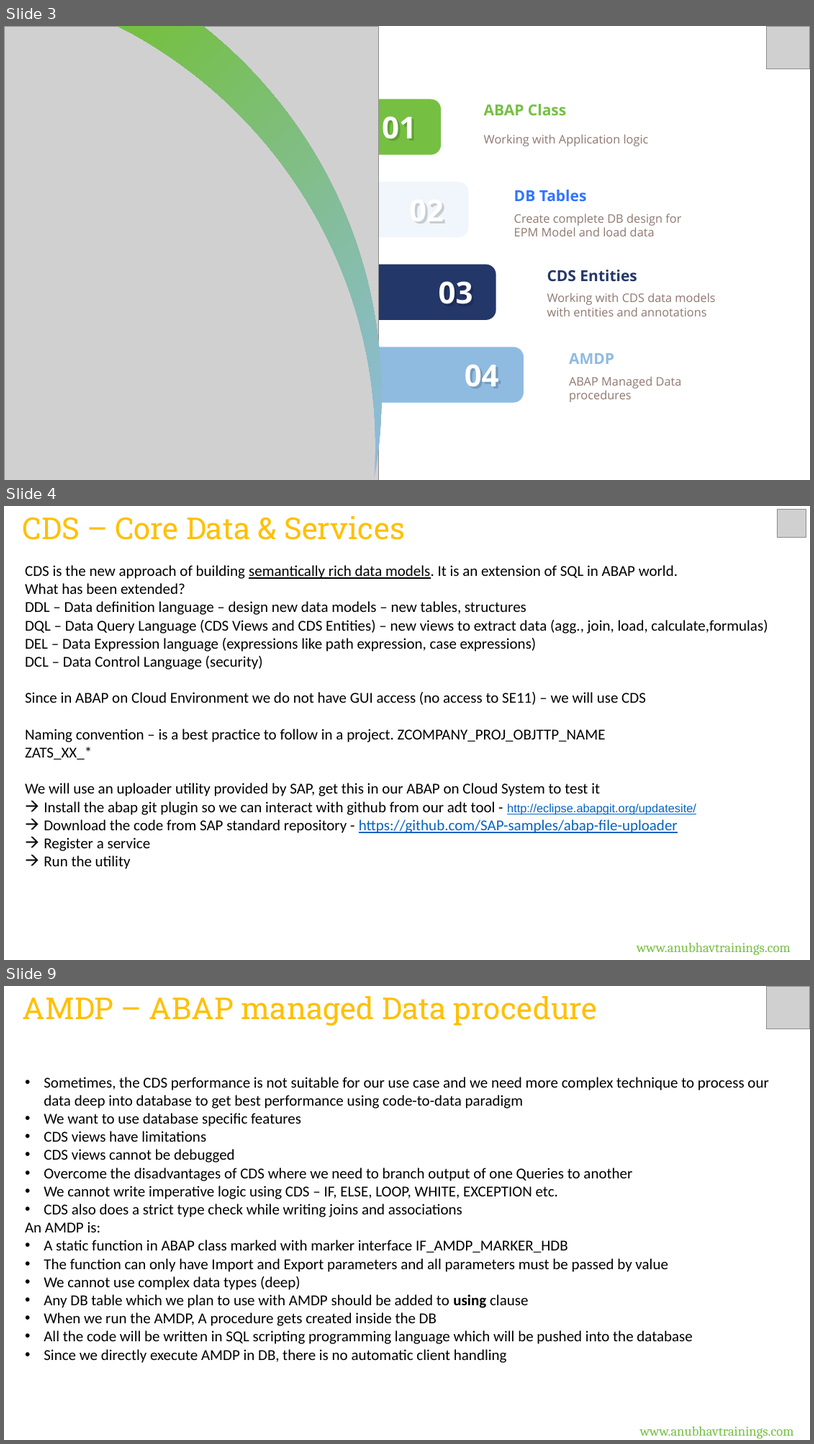
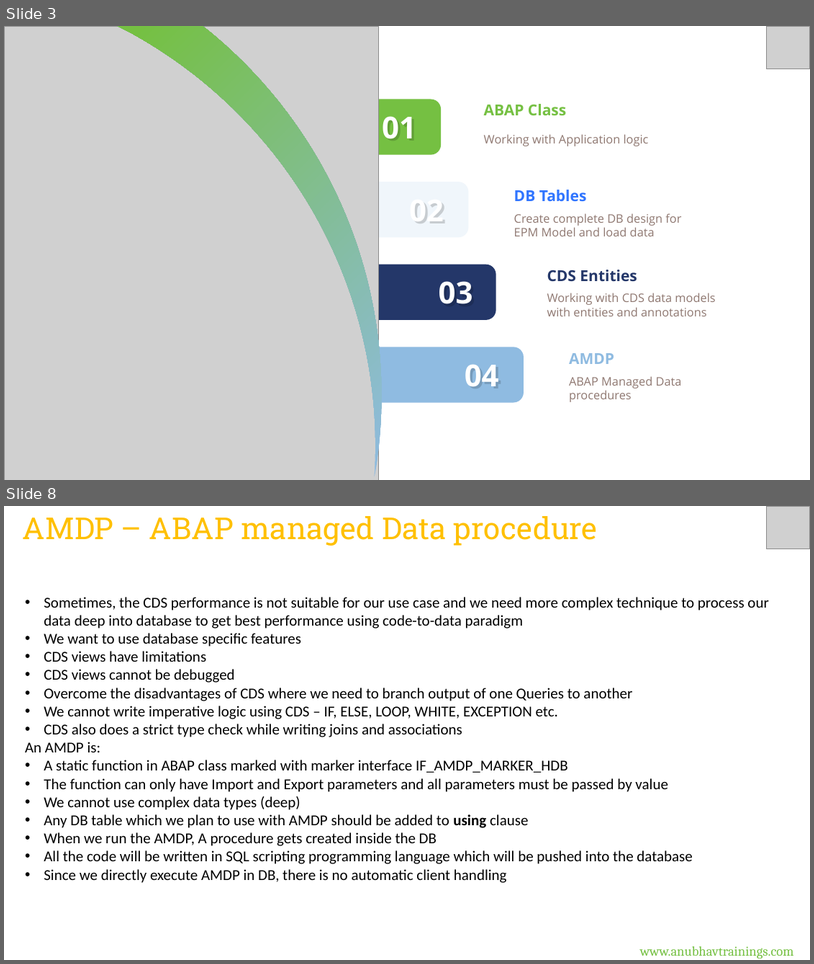
Before and after one commit to soyuztechnologies/RAP_Training_Applied_Materials, a slide deck: Day 3/DAY-3.pptx. Shown one above the other, each under a label of ours: slides 3, 4 and 9 before the commit, slides 3 and 8 after it; the slides between them are not shown. The pictures are 814x1444 and 814x964 pixels, drawn with LibreOffice and Linux fonts; fonts in the diff are those of the drawing; grey boxes stand for pictures. Boxes give left, top, right and bottom in pixels: in the first picture for what was removed or moved away, otherwise in the second. Text is boxed around its words. In the diff, an @@ line names an element or a change of style, - is before the commit and + after.

```diff
--- a/Day 3/DAY-3.pptx
+++ b/Day 3/DAY-3.pptx
@@ slide 4 removed at (4,506,810,960), background #FFFFFF @@
@@ text removed at (23,516,405,540) @@
-CDS – Core Data & Services
@@ picture removed at (777,509,806,538) @@
@@ text removed at (25,565,768,869) @@
-CDS is the new approach of building semantically rich data models. It is an extension of SQL in ABAP world.
-What has been extended?
-DDL – Data definition language – design new data models – new tables, structures
-DQL – Data Query Language (CDS Views and CDS Entities) – new views to extract data (agg., join, load, calculate,formulas)
-DEL – Data Expression language (expressions like path expression, case expressions)
-DCL – Data Control Language (security)
-Since in ABAP on Cloud Environment we do not have GUI access (no access to SE11) – we will use CDS
-Naming convention – is a best practice to follow in a project. ZCOMPANY_PROJ_OBJTTP_NAME
-ZATS_XX_*
-We will use an uploader utility provided by SAP, get this in our ABAP on Cloud System to test it
-🡪 Install the abap git plugin so we can interact with github from our adt tool - http://eclipse.abapgit.org/updatesite/
-🡪 Download the code from SAP standard repository - https://github.com/SAP-samples/abap-file-uploader
-🡪 Register a service
-🡪 Run the utility
@@ text removed at (637,942,791,955) @@
-www.anubhavtrainings.com
@@ what was slide 9 is now slide 8 @@
```
Also in this commit, not shown: 3 slides changed, 6 other files.
